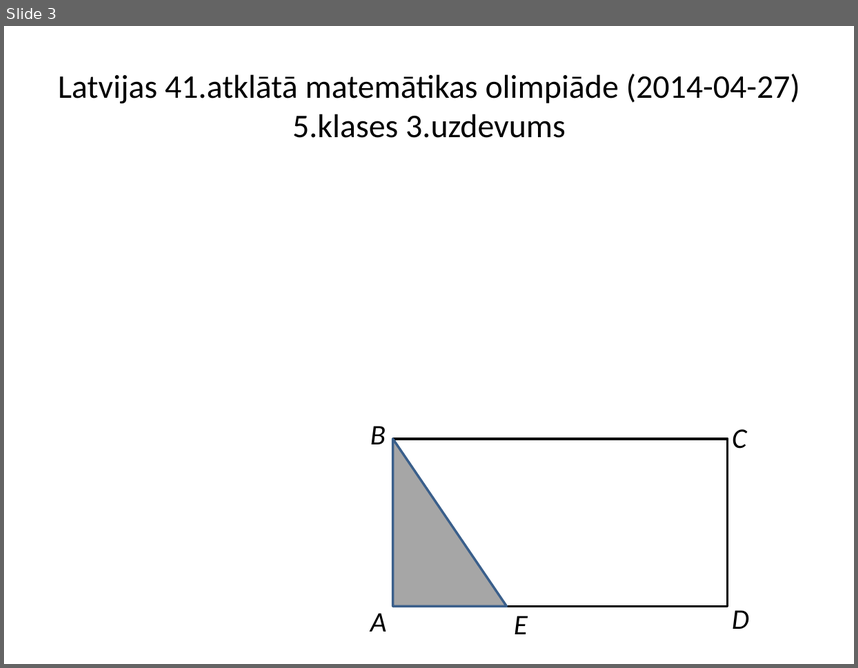
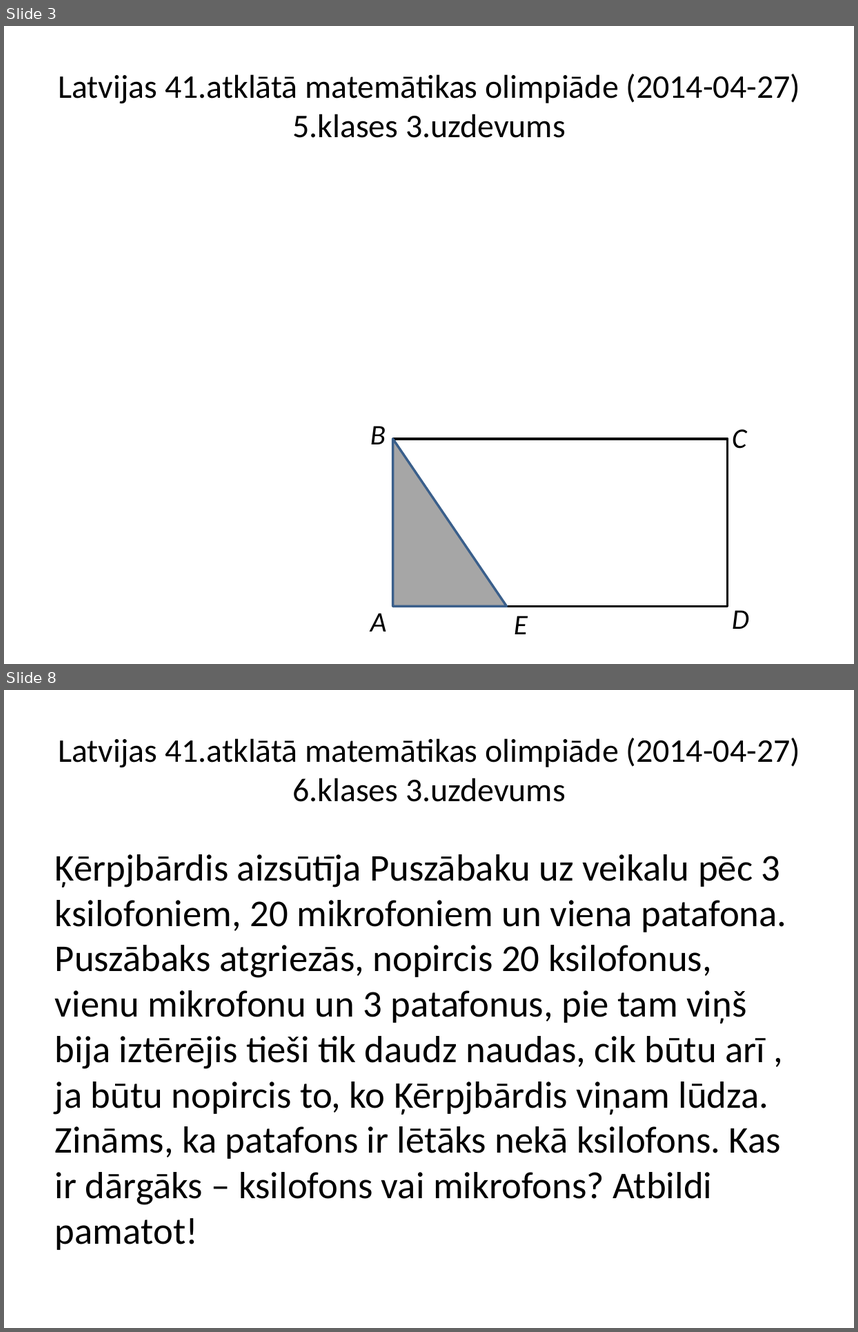
Before and after one commit to liliyang146/visualization, a slide deck: AMO41-2014/amo41-2014-lv.pptx. Shown one above the other, each under a label of ours: slide 3 before the commit, slides 3 and 8 after it; the slides between them are not shown. The pictures are 858x668 and 858x1332 pixels, drawn with LibreOffice and Linux fonts; fonts in the diff are those of the drawing; grey boxes stand for pictures. Boxes give left, top, right and bottom in pixels: in the first picture for what was removed or moved away, otherwise in the second. Text is boxed around its words. In the diff, an @@ line names an element or a change of style, - is before the commit and + after.

```diff
--- a/AMO41-2014/amo41-2014-lv.pptx
+++ b/AMO41-2014/amo41-2014-lv.pptx
@@ slide 8 added at (4, 690, 854, 1328), background #FFFFFF @@
@@ title added at (58, 738, 800, 802), 28 pt, text #000000 @@
+Latvijas 41.atklātā matemātikas olimpiāde (2014-04-27)
+6.klases 3.uzdevums
@@ text added at (55, 854, 786, 1250), 32 pt, text #000000 @@
+Ķērpjbārdis aizsūtīja Puszābaku uz veikalu pēc 3 ksilofoniem, 20 mikrofoniem un viena patafona. Puszābaks atgriezās, nopircis 20 ksilofonus, vienu mikrofonu un 3 patafonus, pie tam viņš bija iztērējis tieši tik daudz naudas, cik būtu arī , ja būtu nopircis to, ko Ķērpjbārdis viņam lūdza. Zināms, ka patafons ir lētāks nekā ksilofons. Kas ir dārgāks – ksilofons vai mikrofons? Atbildi pamatot!
```
Also in this commit, not shown: 2 slides changed, 34 other slides added, 12 other files.
